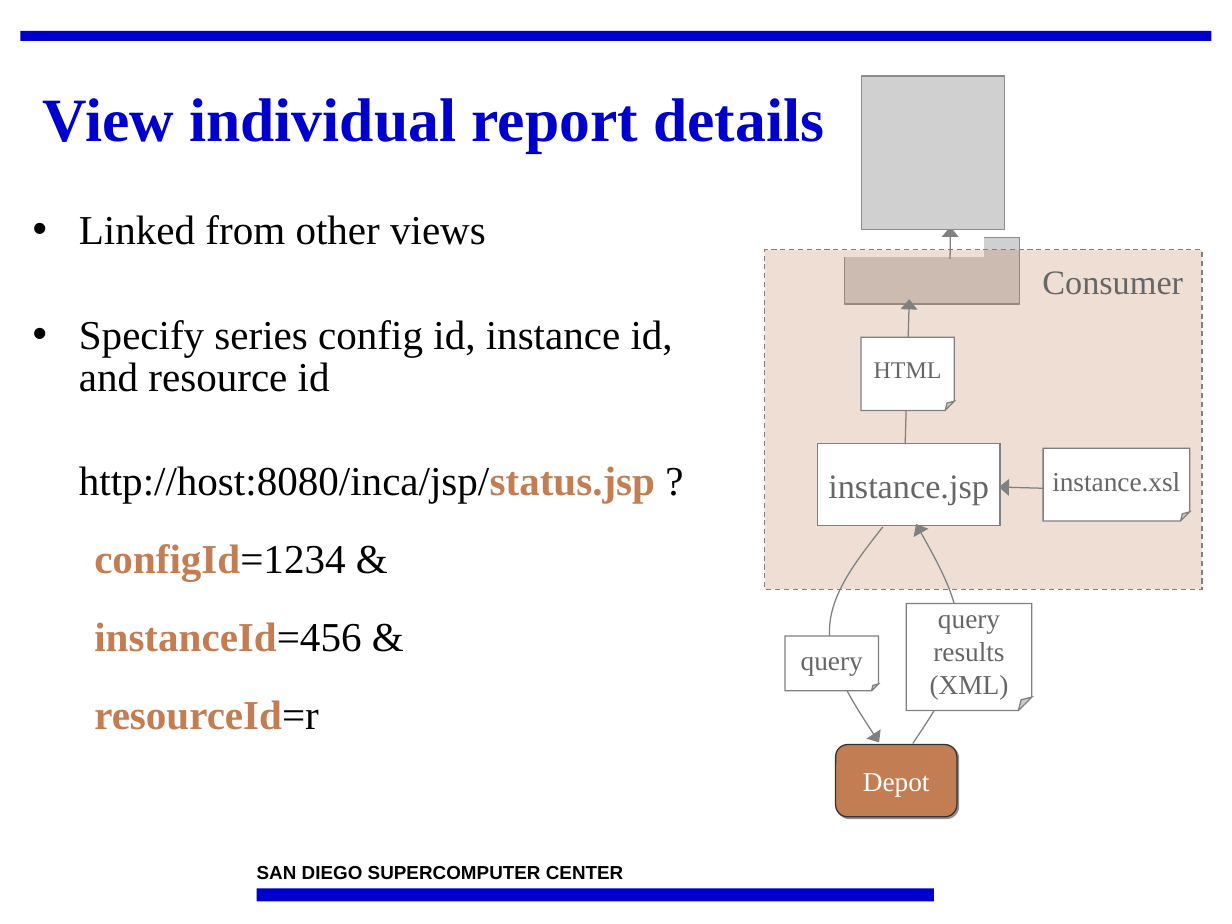
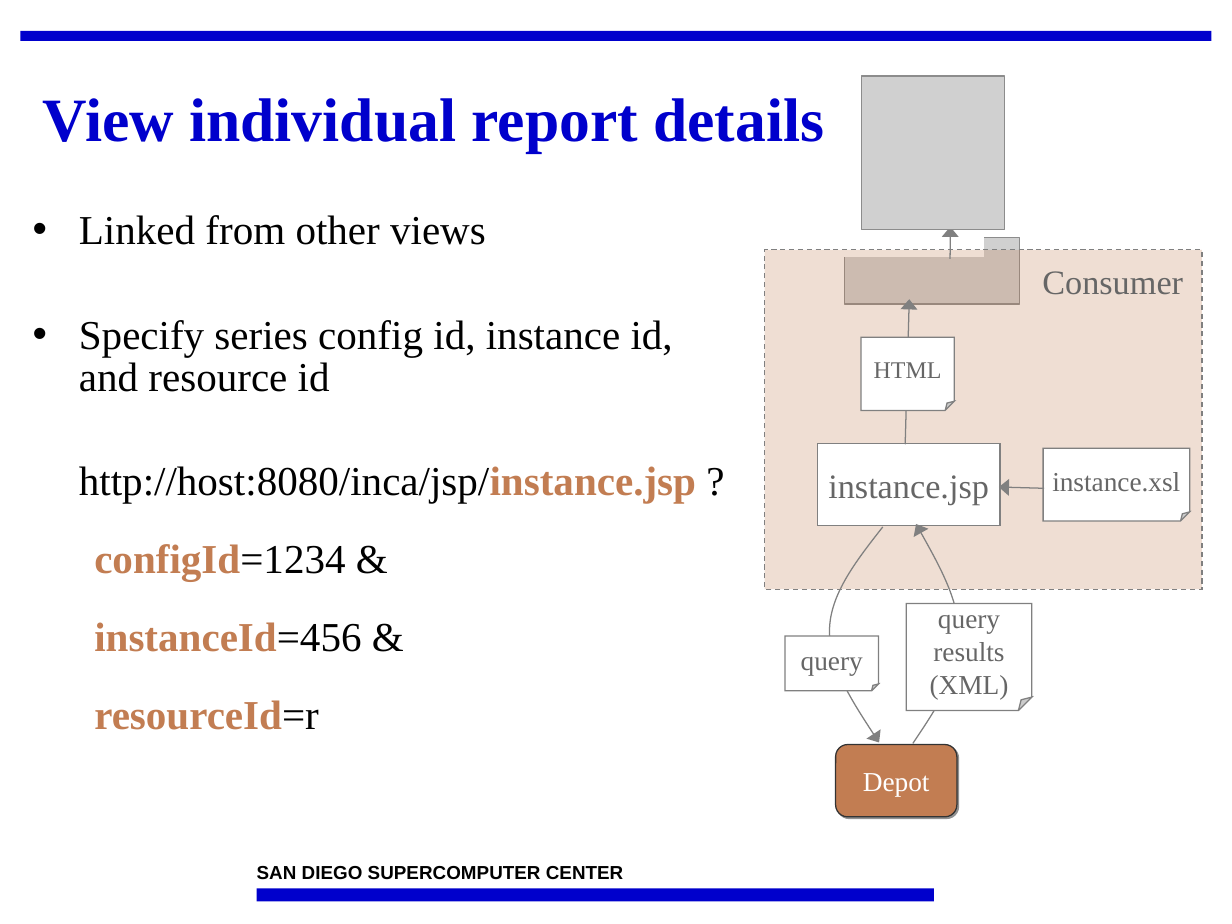
Before and after one commit to IncaProject/inca-xsede, a slide deck: slide 15 of talks/2008workshop/consumer.ppt (slide 14 before the commit). Drawn at 1232x924 pixels with LibreOffice and Linux fonts; fonts in the diff are those of the drawing; grey boxes stand for pictures; background and template pictures are left out. Boxes give left, top, right and bottom in pixels: in the first picture for what was removed or moved away, otherwise in the second. Text is boxed around its words. In the diff, an @@ line names an element or a change of style, - is before the commit and + after.

```diff
--- a/talks/2008workshop/consumer.ppt
+++ b/talks/2008workshop/consumer.ppt
@@ text at [79,466,696,503]: text changed @@
-http://host:8080/inca/jsp/status.jsp ?
+http://host:8080/inca/jsp/instance.jsp ?
```
Also in this commit, not shown: 11 other slides changed, 1 slide removed.
